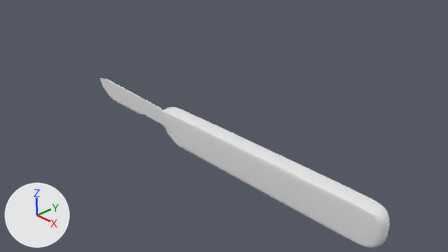
What one commit did to the Blender file Scalpel.blend.
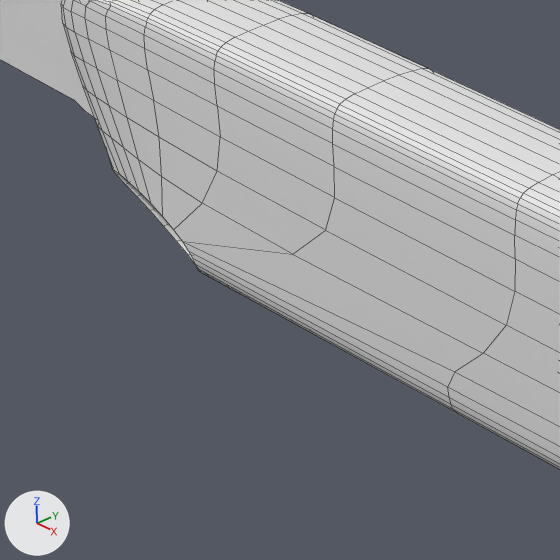
The first picture shows the older version from the file's camera 'Camera'. The close-ups show both versions on the part from 34% to 50% of the width and 44% to 72% of the height of that picture; other places that the commit changed are outside them. The axes (+X, +Y, +Z) are drawn at lower left. The lights are the same throughout. The close-ups show mesh edges as thin lines.
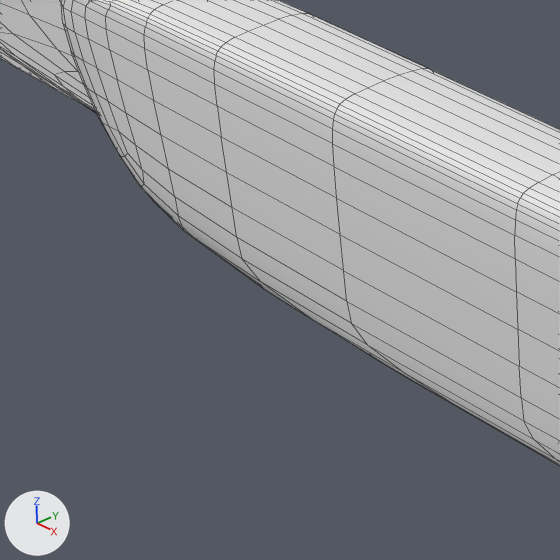
Scene script edits in JSON lines:
```json
{"block": "me_cube_001", "where": "me_cube_001.from_pydata(...)  # 54 vertices, 48 faces; spans x -0.98..0.99, y -1.0..1.0, z -1.0..0.83"}
{"block": "me_cube_001", "where": "# used by ob_cube; location = (1.359, 0.0, 0.042); scale = (3.21, 0.206, 0.464)"}
{"block": "me_cube_001", "where": "# verts and faces of me_cube_001; kept vertices keep their numbers, new ones are numbered from 54"}
{"block": "me_cube_001", "where": "# before: 0 (-0.72, -0.74, -1.0), 1 (-0.72, -1.0, -0.74), 2 (-0.88, -0.74, -0.53), 3 (-0.72, -0.92, -0.92), 4 (-0.81, -0.92, -0.53)"}
{"block": "me_cube_001", "where": "# before: 5 (-0.81, -0.74, -0.71)"}
{"block": "me_cube_001", "change": "me_cube_001 part 1"}
{"op": "add", "block": "me_cube_001", "code": "faces += [(0, 3, 1, 4, 2, 5)]"}
{"op": "set", "path": "ob_cube_001.location", "old": "(-3.156, 0.0, -0.041)", "new": "(-3.047, 0.0, -0.041)"}
{"op": "add", "block": "ob_cube_001", "code": "_m = ob_cube_001.modifiers.new('Subsurf', 'SUBSURF')"}
```

Location of each change, (x1, y1, x2, y2) in pixels of the close-ups (560 x 560 px):
```json
{"object": "Cube", "change": "reshaped", "before": [61, 0, 560, 469], "after": [61, 0, 560, 466]}
{"object": "Cube.001", "change": "moved, modifiers changed", "before": [0, 0, 95, 118], "after": [0, 0, 97, 113]}
{"part": 1, "of": "me_cube_001", "change": "added", "after": [121, 154, 448, 401]}
```
